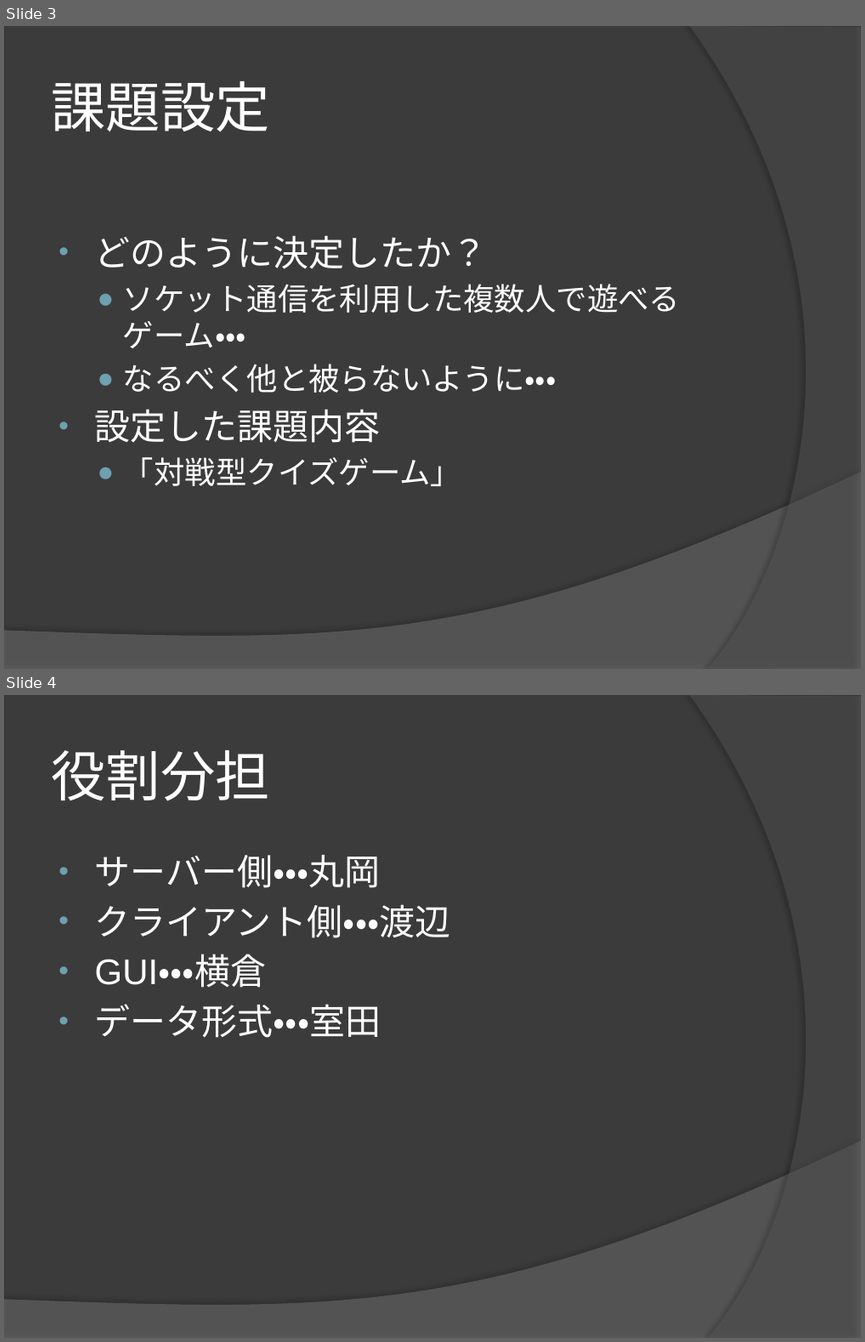
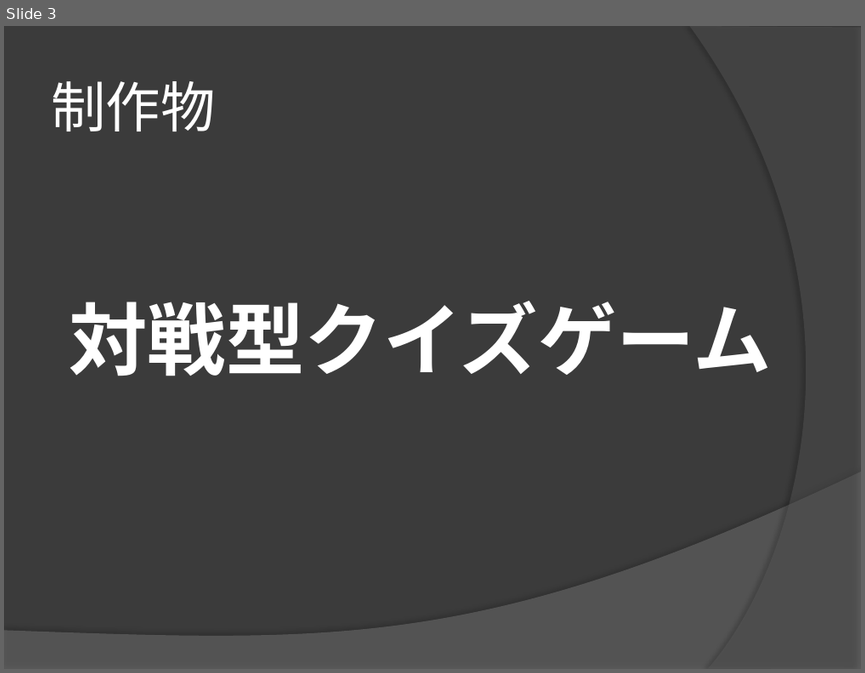
Before and after one commit to ymurota/SoftwareApp, a slide deck: SoftwarePP.pptx. Shown one above the other, each under a label of ours: slides 3 and 4 before the commit, slide 3 after it. The pictures are 865x1342 and 865x673 pixels, drawn with LibreOffice and Linux fonts; fonts in the diff are those of the drawing. Boxes give left, top, right and bottom in pixels: in the first picture for what was removed or moved away, otherwise in the second. Text is boxed around its words. In the diff, an @@ line names an element or a change of style, - is before the commit and + after.

```diff
--- a/SoftwarePP.pptx
+++ b/SoftwarePP.pptx
@@ slide 4 removed at [4, 695, 861, 1338], background #3B3B3B; not listed: 2 template elements that a slide beside it also shows @@
@@ title removed at [51, 750, 270, 801] @@
-役割分担
@@ text removed at [95, 855, 451, 1038] @@
-• サーバー側・・・丸岡
-• クライアント側・・・渡辺
-• GUI・・・横倉
-• データ形式・・・室田
@@ slide 3 changed as well @@
@@ title at [51, 81, 215, 131]: text changed @@
-課題設定
+制作物
@@ text at [69, 301, 772, 376]: text changed; size 26 to 66 pt; bold on @@
-• どのように決定したか？
-  ● ソケット通信を利用した複数人で遊べるゲーム・・・
-  ● なるべく他と被らないように・・・
-• 設定した課題内容
-  ● 「対戦型クイズゲーム」
+対戦型クイズゲーム
```
Also in this commit, not shown: 4 other slides changed, 2 slides added, 4 other slides removed, 1 other file.
